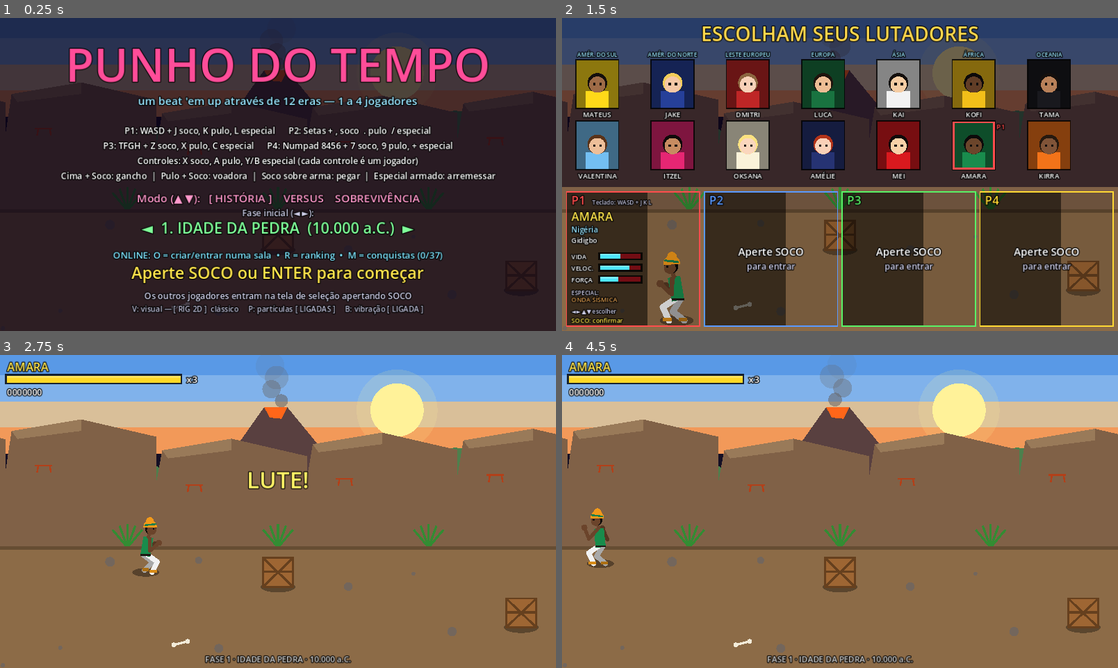
Above: before the commit, frames 1-4 (two rows, left to right).
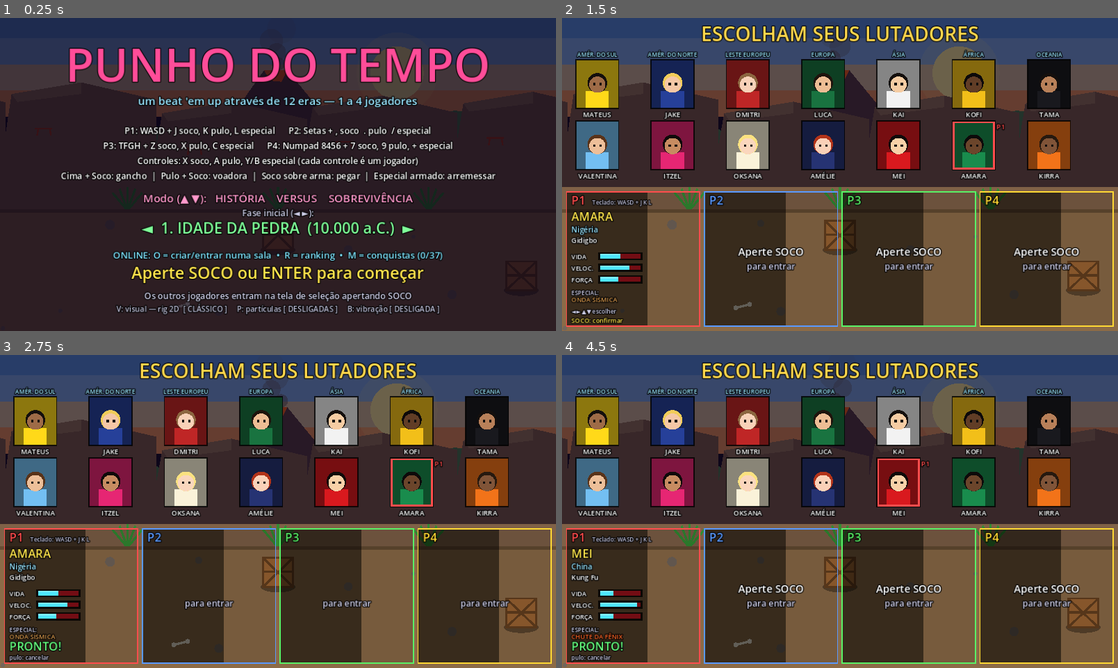
Above: after the commit, the same moments.

Repository: zugby0101/punho-do-tempo1
Game: Godot game, scene res://scenes/main.tscn
Two runs of this game, one before a commit and one after it. Both use one fixed random seed, a clock stepped at 60 frames per second and the inputs below.
Inputs:
- Up to frame 1 (0.25 s): no input
- Up to frame 2 (1.5 s): tap Enter (start) at 0.5 s; hold D (move_right) 0.53-1.28 s; tap J (attack) at 0.6 s; tap K (jump) at 0.77 s; tap L (special) at 0.8, 1.35 s; hold S (move_down) from 1.28 s (still down)
- Up to frame 3 (2.75 s): tap K (jump) at 1.52 s; tap Enter (start) at 1.55, 2.1 s; release S (move_down) at 2.03 s; hold D (move_right) from 2.03 s (still down); tap J (attack) at 2.3 s
- Up to frame 4 (4.5 s): release D (move_right) at 2.78 s; hold W (move_up) 2.78-3.53 s; tap M (achievements) at 2.85 s; tap K (jump) at 3.02, 3.77 s; tap L (special) at 3.05 s; hold A (move_left) from 3.53 s (still down); tap J (attack) at 3.6 s; tap Enter (start) at 3.8 s; tap O (net_host) at 4.35 s

The runs differ from the first frame. In frame 1, 1.6% of the frame differs, in the area x 20-80%, y 55-95%; in frame 2, 0.7%; in frame 3, 80%; in frame 4, 80%, in the area x 0-100%, y 0-99%.
Error after the commit: Parse Error: Cannot infer the type of "throwing" variable because the value doesn't have a set type. (res://scripts/player.gd:341)

Commit message:
Projéteis sincronizados com a animação
- fighter.gd: _on_release() no quadro de soltura (impacto, u = 0,30) e
  release_point() com a ponta da animação nesse quadro; band_hits() para a
  hitbox vertical dos projéteis
- Onda Ki: o soco prepara de verdade e a bola nasce no punho, na altura dele
- Onda Sísmica: as ondas nascem onde os punhos batem no chão; só acertam
  até 34 px de altura (dá para pular)
- Arma arremessada: fica na mão na preparação e sai no quadro de soltura,
  na altura da mão; hitbox = altura ± metade do comprimento
- Orbes do ÉON: saem da mão no quadro de soltura
- F3 também mostra a hitbox dos projéteis
- hitboxes.py --check confere os pontos de soltura dos 79 rigs

Co-Authored-By: Claude Opus 5.5 <noreply@anthropic.com>
Claude-Session: https://claude.ai/code/session_01F7JcMC1xdEjhVHnbbaz11R

Diff:
--- a/scripts/enemy.gd
+++ b/scripts/enemy.gd
@@ -272,6 +272,7 @@
 # ---------- ÉON, o chefe secreto ----------
 var eon_phase := 0       # 0, 1, 2 (troca a cada terço de vida)
 var orb_cd := 3.0
+var orb_lanes: Array = []  # leque de orbes esperando o quadro de soltura
 
 
 ## Comportamentos extras do ÉON. Retorna true se já agiu neste quadro.
@@ -292,12 +293,8 @@
 		orb_cd = randf_range(3.2, 4.5) - eon_phase * 0.6
 		facing = 1 if target.position.x > position.x else -1
 		var lanes := [-30.0, 0.0, 30.0] if eon_phase < 2 else [-45.0, -15.0, 15.0, 45.0]
-		for off in lanes:
-			var orb = game.spawn_energy(self, "ki", facing, {"dmg": 10 + eon_phase * 3, "speed": 330.0 + eon_phase * 60.0, "color": Color(0.85, 0.6, 1)})
-			orb.hostile = true
-			orb.height = 55.0
-			orb.position.y = clampf(position.y + off, game.DEPTH_MIN, game.DEPTH_MAX)
-		game.sfx.play("orb", 0.05)
+		# as orbes saem da mão no quadro de soltura da animação de arremesso (_on_release)
+		orb_lanes = lanes
 		vel = Vector2.ZERO
 		start_attack({"pose": "throw", "dmg": 0, "reach": -99, "startup": 0.05, "active": 0.05, "recovery": 0.35, "knock": false})
 		return true
@@ -361,3 +358,17 @@
 	if kind == "secret_boss":
 		return Color(0.75, 0.5, 1)
 	return Color(1, 0.35, 0.6) if kind == "subboss" else Color(1, 0.4, 0.2)
+
+
+func _on_release() -> void:
+	if orb_lanes.is_empty() or attack.get("pose", "") != "throw":
+		orb_lanes = []
+		return
+	var rp := release_point("throw", Vector2(30.0, 55.0))
+	for off in orb_lanes:
+		var orb = game.spawn_energy(self, "ki", facing, {"dmg": 10 + eon_phase * 3, "speed": 330.0 + eon_phase * 60.0, "color": Color(0.85, 0.6, 1)})
+		orb.hostile = true
+		orb.height = rp.y
+		orb.position = Vector2(position.x + facing * rp.x, clampf(position.y + off, game.DEPTH_MIN, game.DEPTH_MAX))
+	orb_lanes = []
+	game.sfx.play("orb", 0.05)
--- a/scripts/energy.gd
+++ b/scripts/energy.gd
@@ -13,6 +13,16 @@
 var t := 0.0
 var hit_list: Array = []
 var hostile := false  # disparado por um inimigo: acerta os jogadores
+const FighterBase = preload("res://scripts/fighter.gd")
+const KI_R := 18.0      # raio da bola desenhada (hitbox vertical: centro ± raio)
+const WAVE_H := 34.0    # altura das pedras da onda (acerta só quem está abaixo disso)
+
+
+## Faixa de altura que o projétil ocupa, igual ao desenho: [baixo, cima] acima do chão.
+func band() -> Vector2:
+	if kind == "ki":
+		return Vector2(height - KI_R, height + KI_R)
+	return Vector2(0.0, WAVE_H)
 
 
 func _physics_process(delta: float) -> void:
@@ -33,7 +43,9 @@
 		if e in hit_list or not e.can_be_hit():
 			continue
 		var reach := 34.0 if kind == "ki" else 30.0
-		if absf(e.position.x - position.x) < reach and absf(e.position.y - position.y) < 26.0:
+		var b := band()
+		if absf(e.position.x - position.x) < reach and absf(e.position.y - position.y) < 26.0 \
+				and FighterBase.band_hits(e, b.x, b.y):
 			hit_list.append(e)
 			var p: float = owner_player.power if is_instance_valid(owner_player) else 1.0
 			e.take_hit(int(dmg * p), dir, true)
@@ -65,3 +77,9 @@
 			var hgt := 34.0 * (1.0 - k * 0.22) * (0.8 + 0.2 * sin(t * 40.0 + k))
 			draw_colored_polygon(PackedVector2Array([Vector2(x - 9, 0), Vector2(x + 9, 0), Vector2(x + 2, -hgt), Vector2(x - 3, -hgt * 0.8)]), color.darkened(0.15 * k))
 		draw_circle(Vector2(-dir * 24.0, -6), 12.0, Color(0.75, 0.65, 0.5, 0.4))
+	if FighterBase.show_hitboxes:
+		var b := band()
+		var reach := 34.0 if kind == "ki" else 30.0
+		var r := Rect2(-reach, -b.y, reach * 2.0, b.y - b.x)
+		draw_rect(r, Color(1, 0.15, 0.1, 0.25), true)
+		draw_rect(r, Color(1, 0.15, 0.1, 0.9), false, 1.0)
--- a/scripts/fighter.gd
+++ b/scripts/fighter.gd
@@ -263,6 +263,7 @@
 		game.sfx.play(game.sfx.swing_for(attack, weapon), 0.06, game.sfx.body_pitch(body_scale))
 		var talk := 0.55 if is_in_group("players") else 0.3
 		game.sfx.voice(self, "heavy" if attack.get("heavy", false) else "atk", talk * (1.3 if attack.get("heavy", false) else 1.0))
+		_on_release()
 	elif a.has("dash") and t >= act_start and t < act_end:
 		vel.x = facing * float(a.dash)
 	else:
@@ -360,6 +361,32 @@
 
 func hitbox_debug_on() -> bool:
 	return show_hitboxes
+
+
+## Quadro de soltura do golpe (início da janela de acerto = quadro de impacto da animação).
+## Arremessos e disparos soltam o projétil aqui, na mão do rig.
+func _on_release() -> void:
+	pass
+
+
+## Onde a ponta do golpe `an` está no quadro de contato da animação (impacto):
+## x = à frente dos pés (já com a escala, multiplique por facing), y = altura acima do chão.
+## Sem dados de animação, usa `fallback` (mesmas unidades, escala 1, altura positiva).
+func release_point(an: String, fallback: Vector2) -> Vector2:
+	if not use_anim_hitboxes or not hitboxes.has(an):
+		return Vector2(fallback.x * body_scale, height + fallback.y * body_scale)
+	var d: Dictionary = hitboxes[an]
+	var p := _hb_point(d.pts, 3, float(d.on))
+	return Vector2(p.x * body_scale, height - p.y * body_scale)
+
+
+## A faixa de altura [h0, h1] (acima do chão) de um projétil cruza a hurtbox do alvo?
+static func band_hits(tg, h0: float, h1: float) -> bool:
+	if not use_anim_hitboxes:
+		return true
+	var ts: float = tg.get("body_scale") if tg.get("body_scale") != null else 1.0
+	var th: float = tg.get("height") if tg.get("height") != null else 0.0
+	return h1 >= th and h0 <= th + HURT_H * ts
 
 
 ## Rotação do corpo inteiro por cima da animação nos golpes (a mesma do desenho e do rig).
--- a/scripts/main.gd
+++ b/scripts/main.gd
@@ -1141,13 +1141,15 @@
 	return null
 
 
-func throw_weapon(p, w: Dictionary) -> void:
+## rp = ponto de soltura (à frente dos pés, altura), tirado da animação de arremesso (fighter.release_point).
+func throw_weapon(p, w: Dictionary, rp := Vector2(20.0, 46.0)) -> void:
 	var th = ThrownScript.new()
 	th.game = self
 	th.owner_player = p
 	th.weapon = w
 	th.dir = p.facing
-	th.position = p.position + Vector2(p.facing * 20.0, 0)
+	th.height = rp.y
+	th.position = p.position + Vector2(p.facing * rp.x, 0)
 	entities.add_child(th)
 
 
--- a/scripts/player.gd
+++ b/scripts/player.gd
@@ -13,6 +13,8 @@
 const ATK_JUMPKICK := {"pose": "jumpkick", "dmg": 13, "reach": 66, "startup": 0.03, "active": 0.6, "recovery": 0.0, "knock": true, "heavy": true}
 const ATK_SPECIAL := {"pose": "special", "dmg": 14, "reach": 100, "startup": 0.06, "active": 0.3, "recovery": 0.18, "knock": true, "radial": true, "depth": 42.0, "heavy": true}
 
+const KI_RELEASE := 0.16     # Onda Ki: tempo até o soco chegar ao impacto e soltar a bola
+const QUAKE_RELEASE := 0.3   # Onda Sísmica: tempo até os punhos baterem no chão
 const ATK_THROW := {"pose": "throw", "dmg": 0, "reach": -99, "startup": 0.05, "active": 0.05, "recovery": 0.2, "knock": false}
 const BASE_COMBO := [ATK_JAB, ATK_JAB2, ATK_CROSS, ATK_KICK]
 
@@ -39,6 +41,7 @@
 var sp_tick := -1
 var sp_fired := false
 var sp_land_t := -1.0
+var throw_pending := false  # arremesso de arma: sai da mão no quadro de soltura da animação
 
 
 func _ready() -> void:
@@ -96,13 +99,10 @@
 				game.sfx.play("pickup", 0.0)
 				game.spawn_spark(position + Vector2(0, -20), Color(1, 1, 0.6), 0.6)
 			elif Controls.just(sets, "special") and not weapon.is_empty():
-				# Arremessar a arma
-				game.throw_weapon(self, weapon)
-				weapon = {}
-				_on_weapon_changed()
+				# Arremessar a arma: a arma fica na mão durante a preparação e sai no quadro de soltura
 				vel = Vector2.ZERO
 				start_attack(ATK_THROW)
-				game.sfx.play("w_throw", 0.06, game.sfx.body_pitch(body_scale))
+				throw_pending = true
 			elif Controls.just(sets, "special") and not special_def.is_empty() and hp > int(special_def.cost):
 				_start_special()
 			elif Controls.just(sets, "special") and special_def.is_empty() and hp > SPECIAL_COST:
@@ -302,18 +302,29 @@
 				if t >= st + dur + 0.25:
 					_end_special()
 		"projectile":
-			if t >= 0.16 and not sp_fired:
+			if not sp_fired:
+				attack.phase = -maxf(t / KI_RELEASE, 0.001)  # preparação: o soco vai até o quadro de impacto
+			if t >= KI_RELEASE and not sp_fired:
 				sp_fired = true
 				attack.phase = 1.0
-				game.spawn_energy(self, "ki", facing, sp)
+				# a bola de energia sai do punho, no quadro de impacto do soco
+				var rp := release_point("jab", Vector2(30.0, 50.0))
+				var ki = game.spawn_energy(self, "ki", facing, sp)
+				ki.position.x = position.x + facing * rp.x
+				ki.height = rp.y
 			if t >= 0.5:
 				_end_special()
 		"quake":
-			if t >= 0.3 and not sp_fired:
+			if not sp_fired:
+				attack.phase = -maxf(t / QUAKE_RELEASE, 0.001)  # preparação: braços sobem e descem até o chão
+			if t >= QUAKE_RELEASE and not sp_fired:
 				sp_fired = true
 				attack.phase = 1.0
-				game.spawn_energy(self, "wave", 1, sp)
-				game.spawn_energy(self, "wave", -1, sp)
+				# as ondas nascem onde os punhos batem no chão, no quadro de impacto do slam
+				var rp := release_point("slam", Vector2(30.0, 0.0))
+				for d in [1, -1]:
+					var wv = game.spawn_energy(self, "wave", d, sp)
+					wv.position.x = position.x + facing * rp.x
 				game.shake(8.0, Vector2(0, 0.6))
 				game.rumble(self, 0.5, 0.75, 0.25)
 				game.sfx.play("quake", 0.03)
@@ -324,6 +335,18 @@
 func _on_weapon_changed() -> void:
 	combo = Weapons.player_combo(weapon) if not weapon.is_empty() else BASE_COMBO
 	combo_step = 0
+
+
+func _on_release() -> void:
+	var throwing := throw_pending and attack.get("pose", "") == "throw" and not weapon.is_empty()
+	throw_pending = false
+	if not throwing:
+		return  # golpe interrompido (ou a arma caiu antes): nada a arremessar
+	# a arma sai da mão no quadro de soltura da animação, na altura da mão
+	game.throw_weapon(self, weapon, release_point("throw", Vector2(20.0, 46.0)))
+	weapon = {}
+	_on_weapon_changed()
+	game.sfx.play("w_throw", 0.06, game.sfx.body_pitch(body_scale))
 
 
 func _do_attack(a: Dictionary) -> void:
--- a/scripts/thrown.gd
+++ b/scripts/thrown.gd
@@ -12,6 +12,13 @@
 var t := 0.0
 const SPEED := 620.0
 const RANGE := 560.0
+const FighterBase = preload("res://scripts/fighter.gd")
+
+
+## Faixa de altura que a arma girando ocupa (centro ± meio comprimento), acima do chão.
+func band() -> Vector2:
+	var half := float(weapon.get("len", 36.0)) * 0.5
+	return Vector2(height - half, height + half)
 
 
 func _physics_process(delta: float) -> void:
@@ -29,7 +36,9 @@
 	for e in targets:
 		if not e.can_be_hit():
 			continue
-		if absf(e.position.x - position.x) < 34.0 and absf(e.position.y - position.y) < 24.0:
+		var b := band()
+		if absf(e.position.x - position.x) < 34.0 and absf(e.position.y - position.y) < 24.0 \
+				and FighterBase.band_hits(e, b.x, b.y):
 			var p: float = owner_player.power if is_instance_valid(owner_player) else 1.0
 			var atk := {"dmg": 16, "heavy": true, "knock": true, "thrown": true}
 			e.take_hit(int(16 * p), dir, true)
@@ -64,3 +73,8 @@
 	var ang := t * 22.0 * dir
 	var c := Vector2(0, -height)
 	Weapons.draw(self, weapon, c - Vector2(cos(ang), sin(ang)) * L * 0.5, ang)
+	if FighterBase.show_hitboxes:
+		var b := band()
+		var r := Rect2(-34.0, -b.y, 68.0, b.y - b.x)
+		draw_rect(r, Color(1, 0.15, 0.1, 0.25), true)
+		draw_rect(r, Color(1, 0.15, 0.1, 0.9), false, 1.0)
